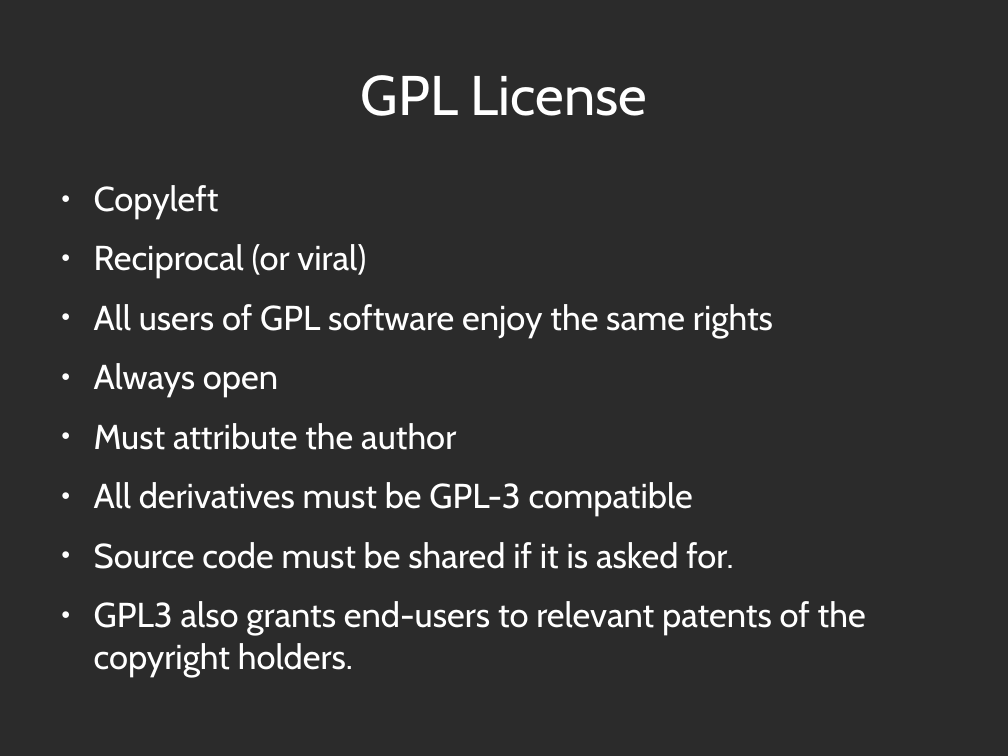
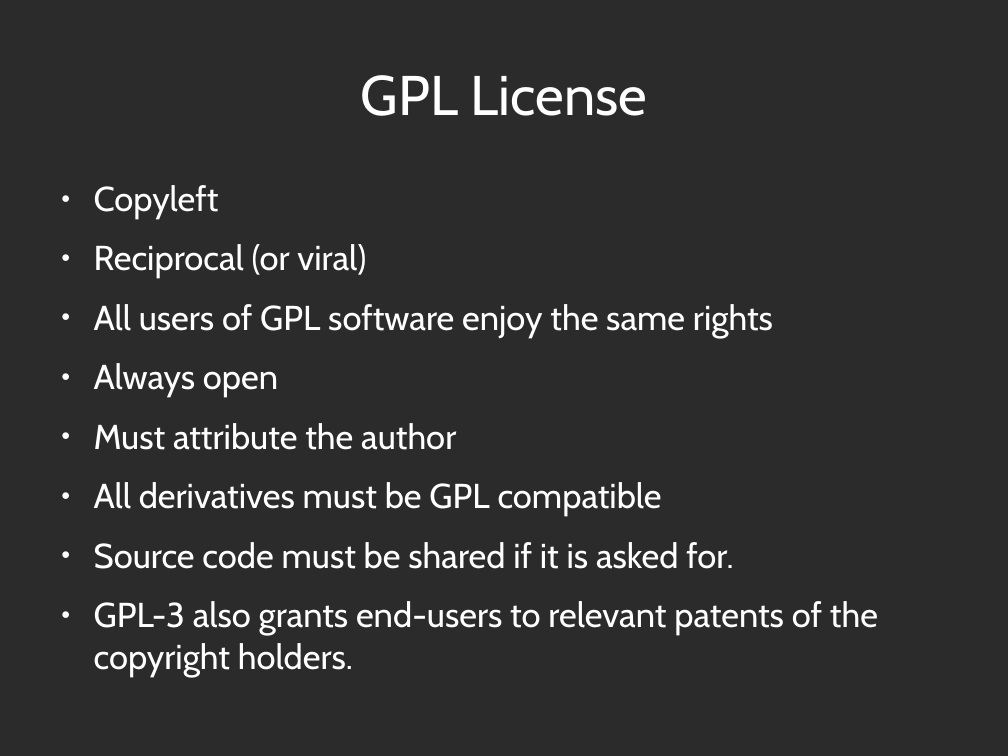
Before and after one commit to abramhindle/floss-licensing-talk, a slide deck: slide 20 of license-talk.odp. Drawn at 1008x756 pixels with LibreOffice and Linux fonts; fonts in the diff are those of the drawing; background and template pictures are left out; a plain dark background stands for a picture behind light text. Boxes give left, top, right and bottom in pixels: in the first picture for what was removed or moved away, otherwise in the second. Text is boxed around its words. In the diff, an @@ line names an element or a change of style, - is before the commit and + after.

Commit message:
latest

```diff
--- a/license-talk.odp
+++ b/license-talk.odp
@@ text at (x1=94, y1=482, x2=662, y2=516): text changed @@
-● All derivatives must be GPL-3 compatible
+● All derivatives must be GPL compatible
@@ text at (x1=94, y1=601, x2=878, y2=635): text changed @@
-● GPL3 also grants end-users to relevant patents of the copyright holders.
+● GPL-3 also grants end-users to relevant patents of the copyright holders.
```
Also in this commit, not shown: 13 other slides changed.
